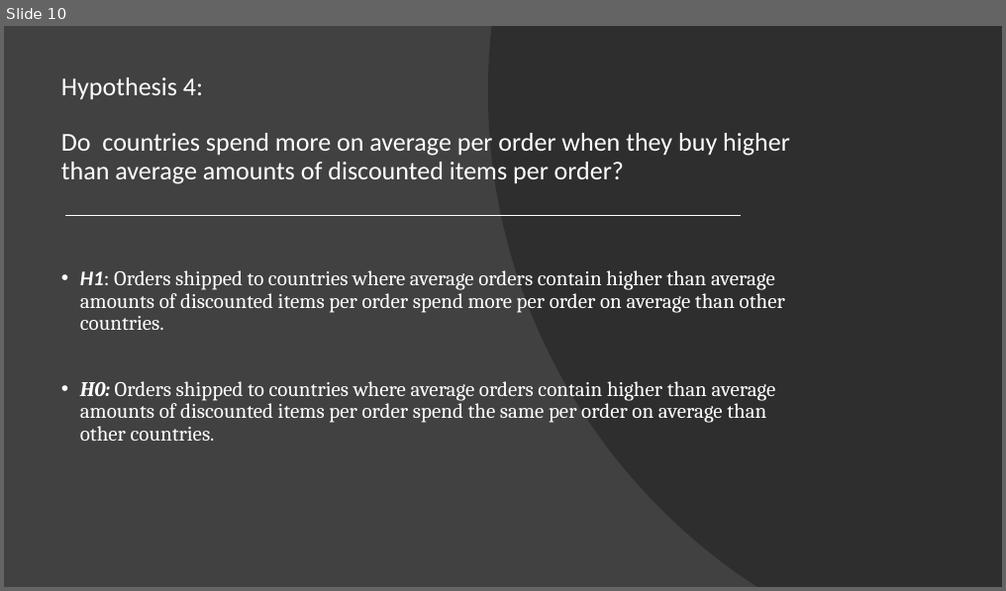
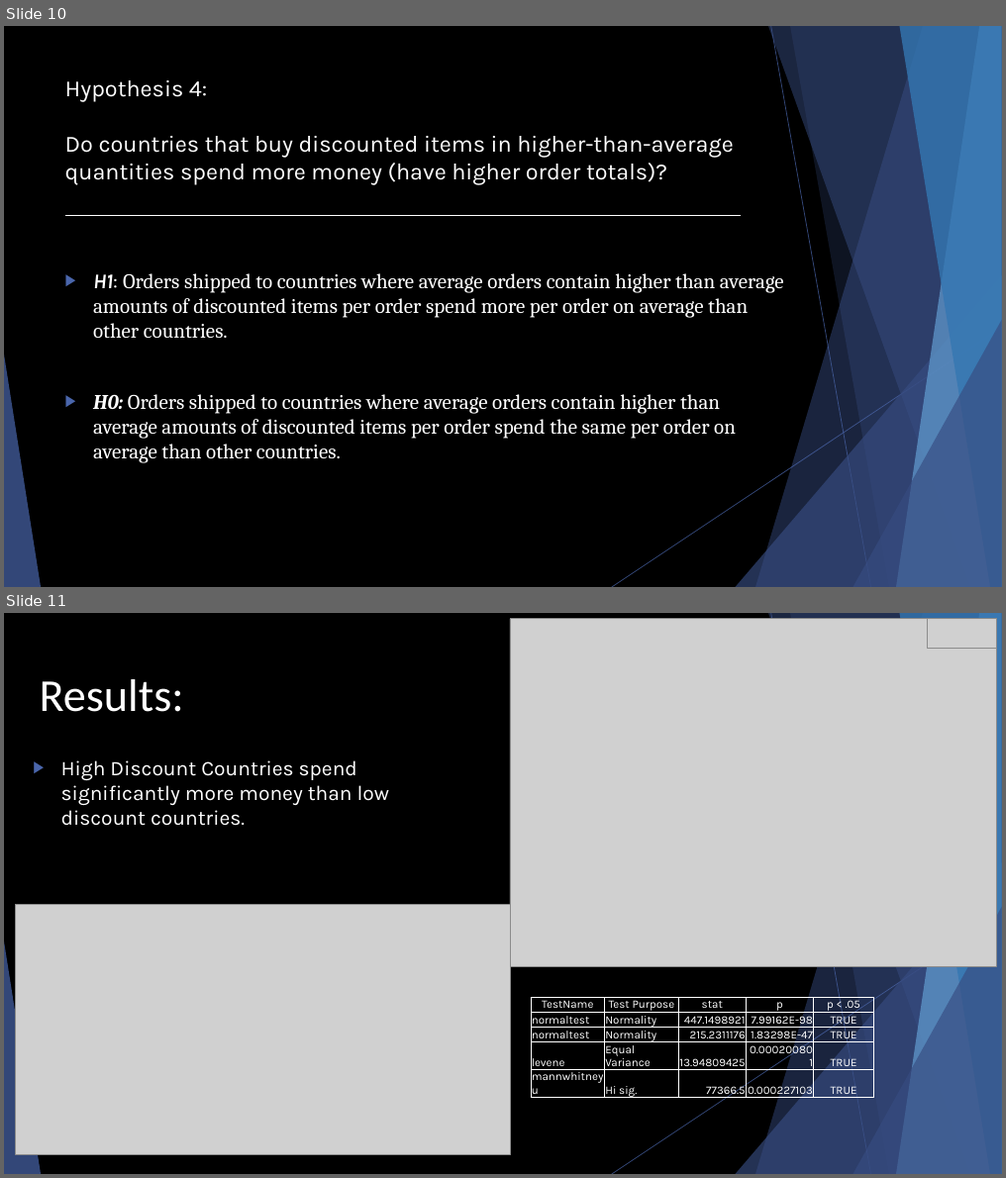
Before and after one commit to jirvingphd/dsc-2-final-project-online-ds-ft-021119, a slide deck: Northwind Sales Analysis + Recommendations.pptx. Shown one above the other, each under a label of ours: slide 10 before the commit, slides 10 and 11 after it. The pictures are 1006x591 and 1006x1178 pixels, drawn with LibreOffice and Linux fonts; fonts in the diff are those of the drawing; grey boxes stand for pictures. Boxes give left, top, right and bottom in pixels: in the first picture for what was removed or moved away, otherwise in the second. Text is boxed around its words. In the diff, an @@ line names an element or a change of style, - is before the commit and + after.

```diff
--- a/Northwind Sales Analysis + Recommendations.pptx
+++ b/Northwind Sales Analysis + Recommendations.pptx
@@ slide 11 added at (4, 613, 1002, 1174), background #000000; not listed: 10 template elements that a slide beside it also shows @@
@@ picture added at (510, 619, 997, 967) @@
@@ picture added at (927, 619, 997, 649) @@
@@ text added at (40, 679, 184, 712), 44 pt, text #FFFFFF @@
+Results:
@@ text added at (61, 761, 390, 826), 20 pt, text #FFFFFF @@
+▶ High Discount Countries spend significantly more money than low discount countries.
@@ picture added at (15, 905, 510, 1155) @@
@@ table added at (531, 998, 874, 1101), 5 rows, 5 columns @@
+TestName | Test Purpose | stat | p | p < .05
+normaltest | Normality | 447.1498921 | 7.99162E-98 | TRUE
+normaltest | Normality | 215.2311176 | 1.83298E-47 | TRUE
+levene | Equal Variance | 13.94809425 | 0.000200801 | TRUE
+mannwhitneyu | Hi sig. | 77366.5 | 0.000227103 | TRUE
@@ slide 10 changed as well @@
@@ background #414141 to #000000 @@
@@ freeform shape removed at (488, 26, 1002, 587) @@
@@ title at (65, 80, 207, 102): size 24.8 to 22.3 pt, font Calibri to Karla in "Hypothesis 4:"; line spacing 0.9 to 1 @@
@@ title at (65, 136, 733, 185): text changed; size 24.8 to 22.3 pt; font Calibri to Karla @@
-Do countries spend more on average per order when they buy higher than average amounts of discounted items per order?
+Do countries that buy discounted items in higher-than-average quantities spend more money (have higher order totals)?
@@ text "H1: Orders shipped to countries ..." at (93, 274, 784, 464): font Calibri to Karla in "H1:"; bullet • to ▶; line spacing 0.9 to 1 @@
@@ group added at (4, 26, 1002, 587): 5 freeform shapes, 3 triangles, 2 lines @@
```
Also in this commit, not shown: 6 other slides changed, 4 other slides added, 6 slides removed, 54 other files.
